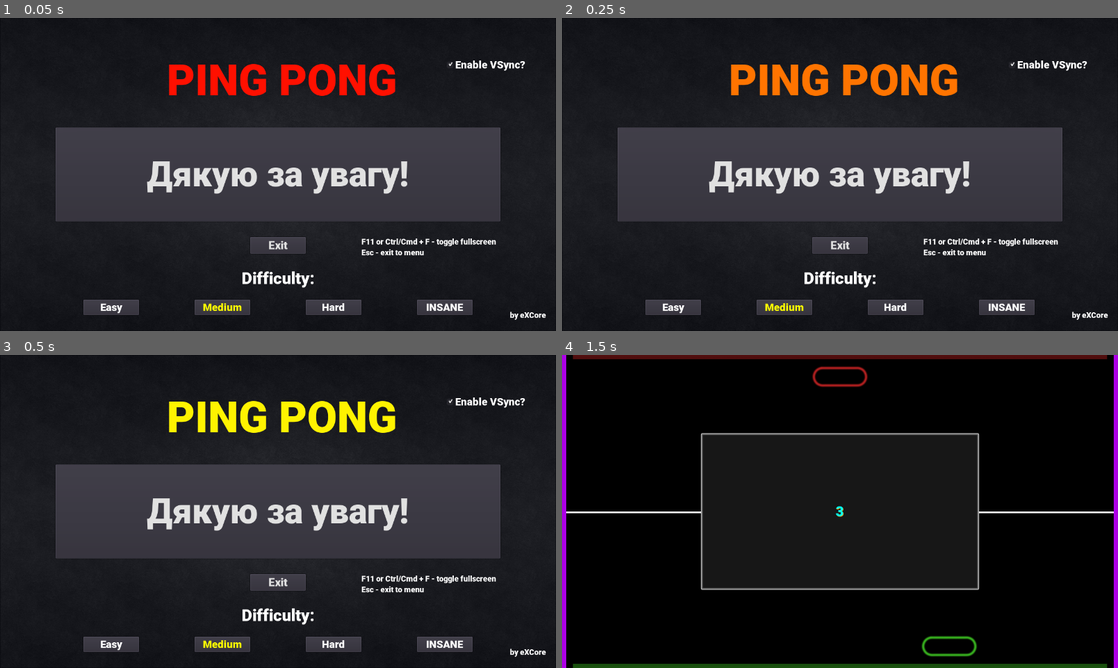
Above: before the commit, frames 1-4 (two rows, left to right).
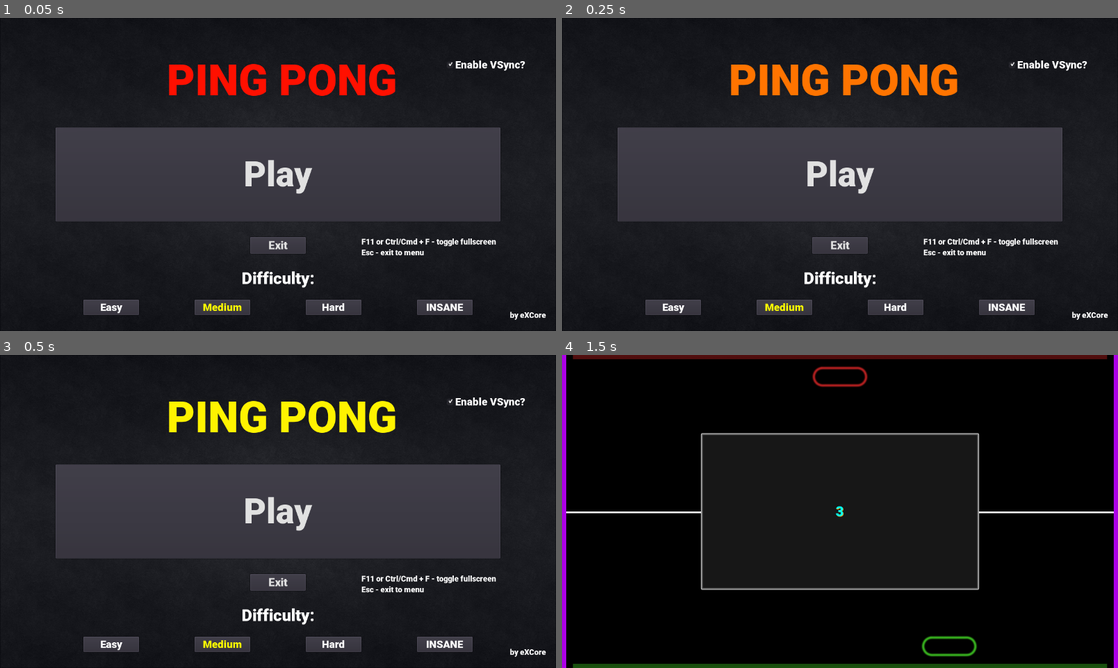
Above: after the commit, the same moments.

Repository: eXCoreX/PingPong
Game: Godot game, scene res://Menu.tscn
The game is run twice, just before and just after one commit, with the same random seed, the same clock (stepped at 60 frames per second) and the same inputs.
Inputs (mouse positions are in pixels of both pictures, inside the frame that each line leads up to):
- Up to frame 1 (0.05 s): no input
- Up to frame 2 (0.25 s): no input
- Up to frame 3 (0.5 s): no input
- Up to frame 4 (1.5 s): click "Дякую за увагу!" (after the commit: "Play") at 0.5 s; tap Enter at 1.25 s; move the mouse to (962, 495) at 1.27 s; click (962, 495) at 1.42 s

The runs differ from the first frame. In frame 1, 2.1% of the frame differs, in the area x 26-74%, y 45-57%; in frame 2, 2.1%; in frame 3, 2.1%; in frame 4, nothing differs.

Commit message:
fixed play button

Diff:
--- a/Menu.tscn
+++ b/Menu.tscn
@@ -64,7 +64,7 @@
 anchor_right = 0.9
 anchor_bottom = 0.65
 custom_fonts/font = SubResource( 1 )
-text = "Дякую за увагу!"
+text = "Play"
 script = ExtResource( 2 )
 __meta__ = {
 "_edit_use_anchors_": false
